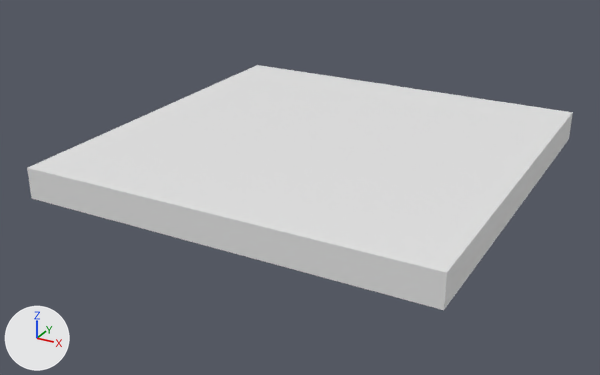
Two versions of the FBX model Kapla/Assets/Meshes/Tabler.fbx, one commit apart.
Rendered twice from a camera (50 mm lens) standing at (4.43, -8.67, 3.78) and looking at (-0.16, -0.32, -0.4). The axes (+X, +Y, +Z) are drawn at lower left. The lights are the same throughout. Where no turn or scale is listed for an object, it has been applied to the vertices.
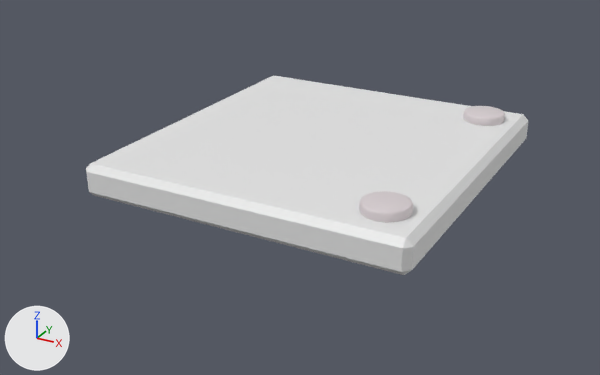
Location of each change, (x1, y1, x2, y2) in pixels of the pictures (600 x 375 px):
'Cube.010', reshaped, rescaled (19% narrower, 18% shorter)
    before: (27, 65, 573, 310)
    after: (86, 75, 528, 275)
'Tableau', added
    after: (359, 106, 505, 223)

The change in detail:
Material 'Vert' (mat_vert) is new.
Its base color is (0.233, 0.429, 0.232) (green #85af84).
Material 'Blanc' (mat_blanc) is new.
Its base color is (0.698, 0.634, 0.653) (light grey #dad0d3).
Material 'Gris' (mat_gris) is new.
Its base color is (0.0283, 0.0311, 0.0295) (black #2f3130).
Its roughness is 0.4.
Material 'Rouge' (mat_rouge) is new.
Its base color is (0.8, 0.00412, 0.0) (red #e70d00).
me_cube_012 is used by ob_cube_010; location (0.0, 0.0, 0.0); rotation (1.571, 0.0, 0.0), in degrees (90, 0, 0); scale (0.025, 0.00191, 0.025).
me_cube_012 had 8 vertices, 6 faces and spanned x -100.0..100.0, y -100.0..100.0, z -100.0..100.0.
me_cube_012 now has 24 vertices, 26 faces and spans x -202.0..202.0, y -20.0..20.0, z -214.0..214.0.
me_cube_012 part 1: the whole mesh is rebuilt.
Mesh me_cube_012_1 is new.
It has 384 vertices, 346 faces and spans x -2.02..2.02, y -2.14..2.14, z -0.2..0.31.
Faces by material slot: [1, 209, 36, 100].
It uses material mat_vert (green #85af84).
It uses material mat_rouge (red #e70d00).
It uses material mat_gris (black #2f3130).
It uses material mat_blanc (light grey #dad0d3).
Object 'Cube.010' (ob_cube_010) is rescaled from (0.025, 0.00191, 0.025) to (0.01, 0.01, 0.01).
Object 'Tableau' (ob_tableau) is new; it shows me_cube_012_1.
Its location is (0.0, -0.001, 0.0).
